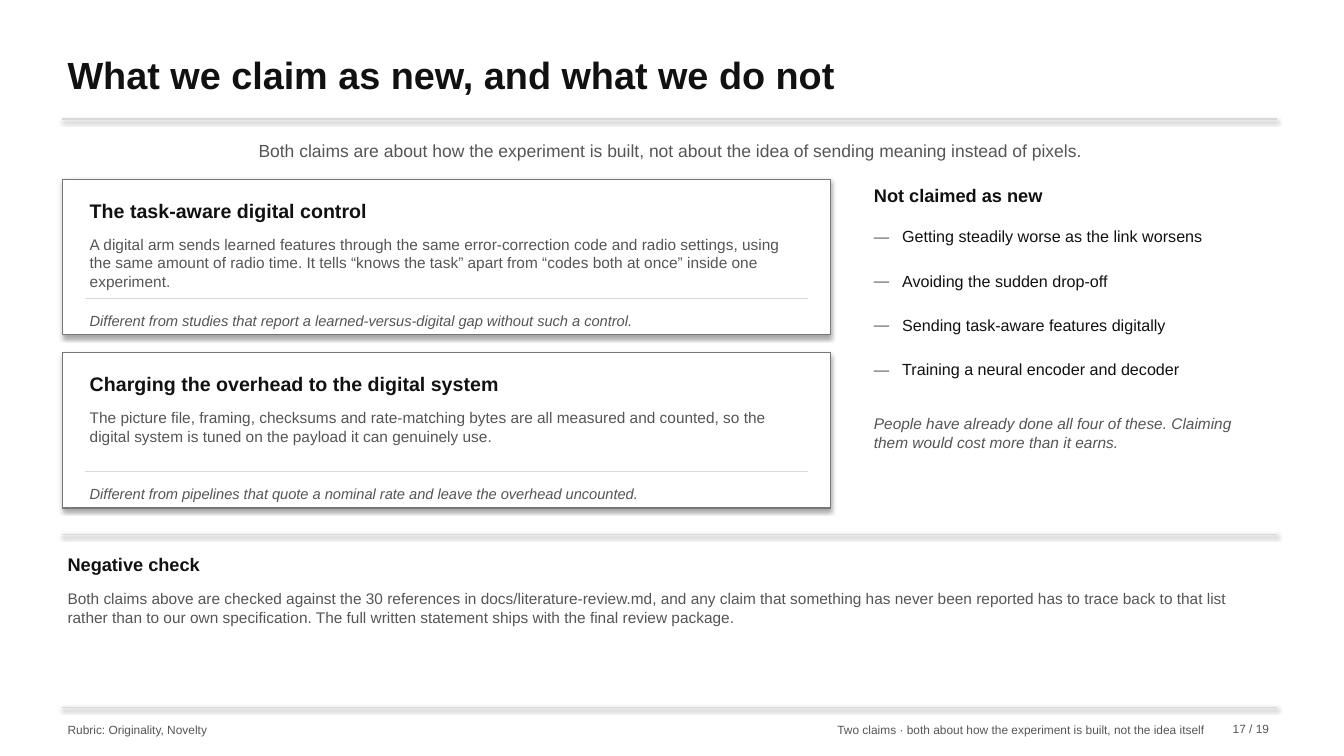
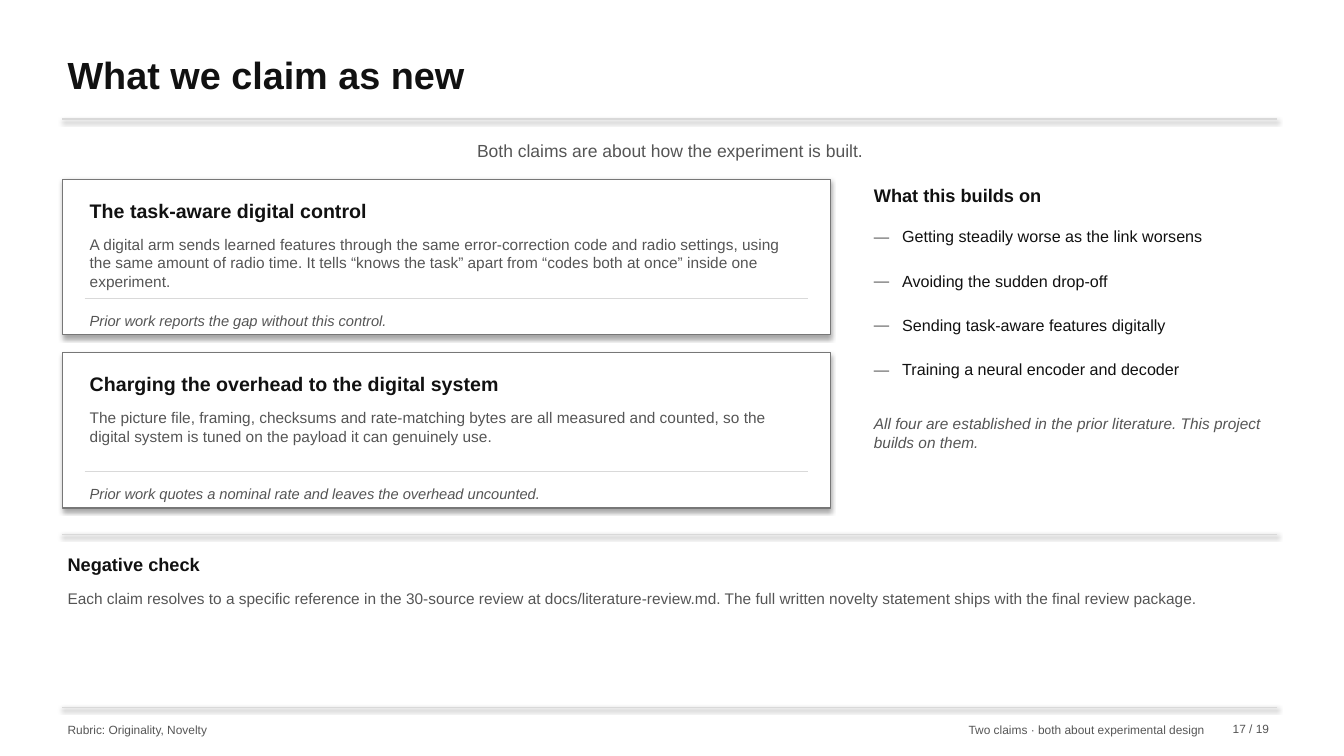
Before and after one commit to nxck2005/capstone, a slide deck: slide 17 of deliverables/review-2/semantic-communication-second-review.pptx. Drawn at 1344x756 pixels with LibreOffice and Linux fonts; fonts in the diff are those of the drawing. Boxes give left, top, right and bottom in pixels: in the first picture for what was removed or moved away, otherwise in the second. Text is boxed around its words. In the diff, an @@ line names an element or a change of style, - is before the commit and + after.

```diff
--- a/deliverables/review-2/semantic-communication-second-review.pptx
+++ b/deliverables/review-2/semantic-communication-second-review.pptx
@@ text at (x1=68, y1=61, x2=464, y2=90): text changed @@
-What we claim as new, and what we do not
+What we claim as new
@@ text at (x1=477, y1=144, x2=863, y2=161): text changed @@
-Both claims are about how the experiment is built, not about the idea of sending meaning instead of pixels.
+Both claims are about how the experiment is built.
@@ text at (x1=874, y1=188, x2=1041, y2=202): text changed @@
-Not claimed as new
+What this builds on
@@ text at (x1=90, y1=315, x2=387, y2=329): text changed @@
-Different from studies that report a learned-versus-digital gap without such a control.
+Prior work reports the gap without this control.
@@ text at (x1=874, y1=418, x2=1260, y2=448): text changed @@
-People have already done all four of these. Claiming them would cost more than it earns.
+All four are established in the prior literature. This project builds on them.
@@ text at (x1=90, y1=488, x2=540, y2=502): text changed @@
-Different from pipelines that quote a nominal rate and leave the overhead uncounted.
+Prior work quotes a nominal rate and leaves the overhead uncounted.
@@ text at (x1=68, y1=593, x2=1197, y2=607): text changed @@
-Both claims above are checked against the 30 references in docs/literature-review.md, and any claim that something has never been reported has to trace back to that list rather than to our own specification. The full written statement ships with the final review package.
+Each claim resolves to a specific reference in the 30-source review at docs/literature-review.md. The full written novelty statement ships with the final review package.
@@ text at (x1=969, y1=725, x2=1204, y2=737): text changed @@
-Two claims · both about how the experiment is built, not the idea itself
+Two claims · both about experimental design
```
Also in this commit, not shown: 18 other slides changed, 25 other files.
